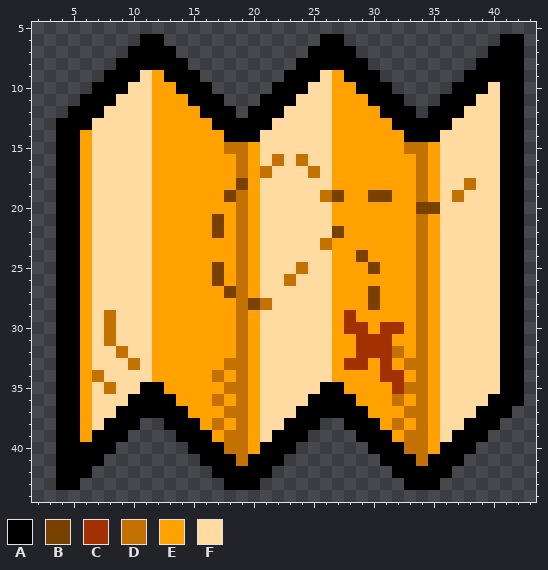
Pixel-art file, stored at sprites/elements/map.aseprite. Above, as it was before the edit.
48x48 pixels, 1 frame. Shown: x 2..43, y 5..44.
Palette (. is transparent): A #000000  B #794100  C #a23000  D #c37100  E #ffa200  F #ffdba2
After the commit:
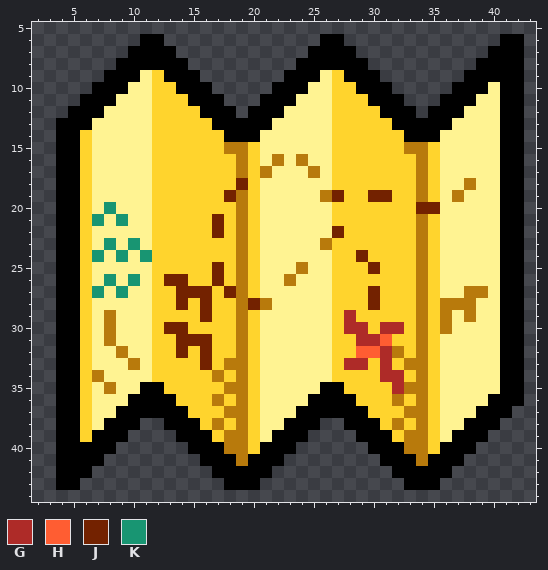
Colours new in this view: G #ae2b28  H #ff5d32  J #732200  K #189572
Changes in this commit:
Colour D changes from #c37100 to #b87a0c.
Colour E changes from #ffa200 to #ffd42d.
Colour F changes from #ffdba2 to #fff392.
The author changed colour F to colour D in row 27 at x 38 to 39; in row 28 at x 36 to 38; in row 29 at x 36 and 38; in row 30 at x 36.
The author changed colour C to colour G in row 29 at x 28; in row 30 at x 28 to 29 and 31 to 32; in row 31 at x 29 to 30; in row 32 at x 31; in row 33 at x 28 to 29 and 31; in row 34 at x 31 to 32.
The author changed colour C to colour G in row 35 at x 32.
The author changed colour C to colour H in row 31 at x 31; in row 32 at x 29 to 30.
The author changed colour B to colour J in row 18 at x 19; in row 19 at x 18, 27 and 30 to 31; in row 20 at x 34 to 35; in row 21 at x 17; in row 22 at x 17 and 27; in row 24 at x 29.
The author changed colour B to colour J in row 25 at x 17 and 30; in row 26 at x 17; in row 27 at x 18 and 30; in row 28 at x 20 and 30.
The author changed colour E to colour J in row 26 at x 13 to 14; in row 27 at x 14 to 16; in row 28 at x 14 and 16; in row 29 at x 16; in row 30 at x 13 to 14; in row 31 at x 14 to 16.
The author changed colour E to colour J in row 32 at x 14 and 16; in row 33 at x 16.
The author changed colour F to colour K in row 20 at x 8; in row 21 at x 7 and 9; in row 23 at x 8 and 10; in row 24 at x 7, 9 and 11; in row 26 at x 8 and 10; in row 27 at x 7 and 9.
